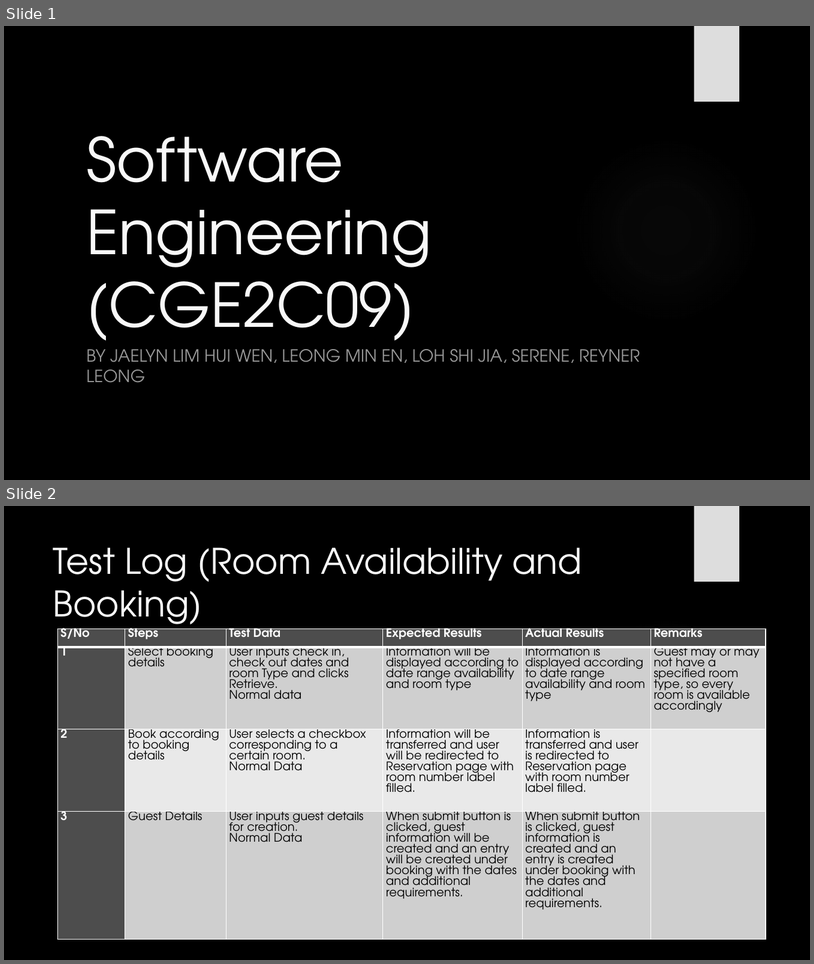
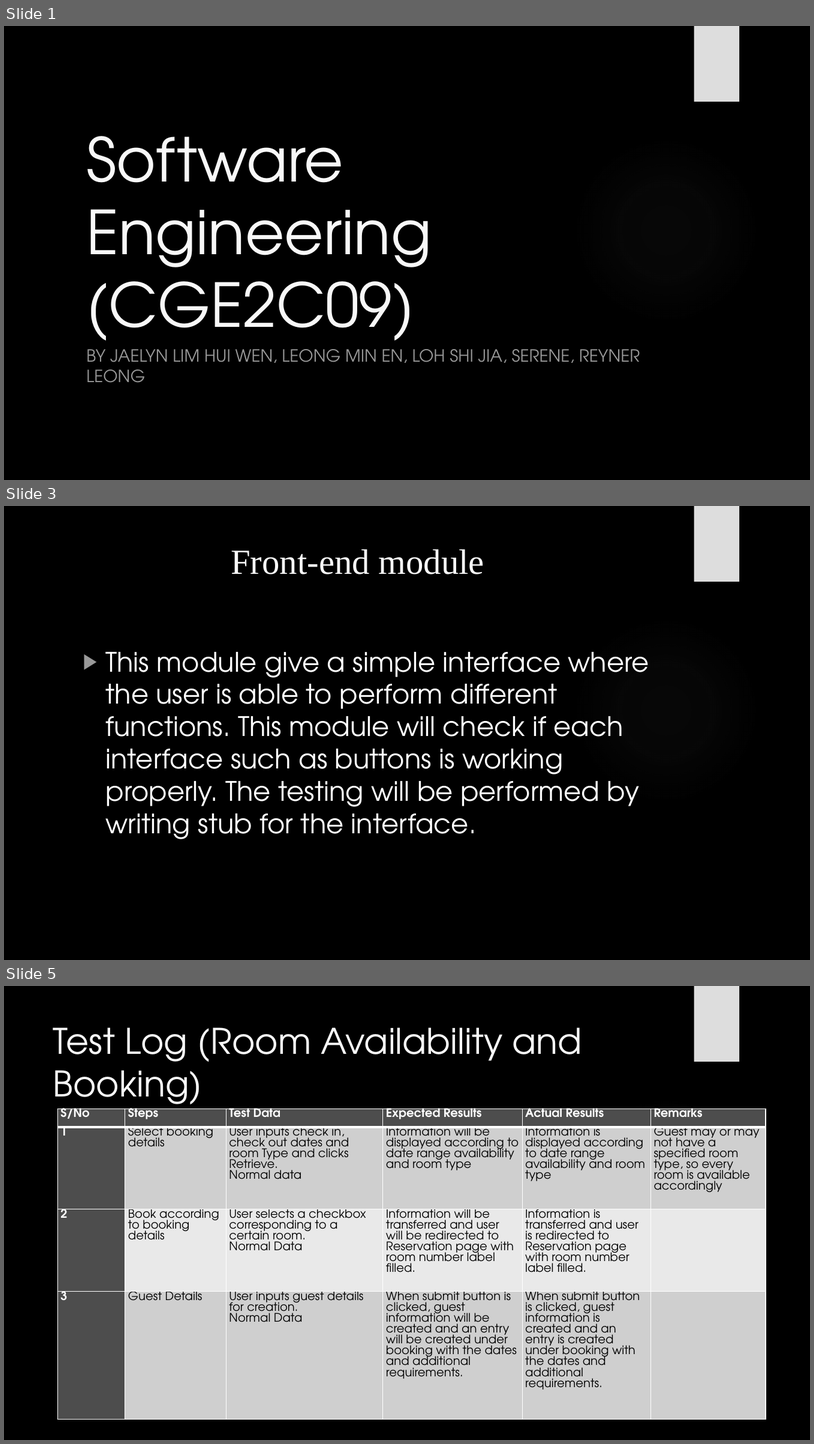
Before and after one commit to Jaelyn13/SWEN-P01, a slide deck: SWEN Assignment Report & PPT/Assignment 3/SWEN Assignment 3 PPT.pptx. Shown one above the other, each under a label of ours: slides 1 and 2 before the commit, slides 1, 3 and 5 after it; the slides between them are not shown. The pictures are 814x964 and 814x1444 pixels, drawn with LibreOffice and Linux fonts; fonts in the diff are those of the drawing; background and template pictures are left out. Boxes give left, top, right and bottom in pixels: in the first picture for what was removed or moved away, otherwise in the second. Text is boxed around its words. In the diff, an @@ line names an element or a change of style, - is before the commit and + after.

```diff
--- a/SWEN Assignment Report & PPT/Assignment 3/SWEN Assignment 3 PPT.pptx
+++ b/SWEN Assignment Report & PPT/Assignment 3/SWEN Assignment 3 PPT.pptx
@@ slide 3 added at (x1=4, y1=506, x2=810, y2=960), background picture (left out); not listed: 2 template elements that a slide beside it also shows @@
@@ title added at (x1=231, y1=549, x2=485, y2=574), 42 pt, text #F8F8F8 @@
+Front-end module
@@ text added at (x1=106, y1=652, x2=650, y2=839), 32 pt, text #FFFFFF @@
+▶ This module give a simple interface where the user is able to perform different functions. This module will check if each interface such as buttons is working properly. The testing will be performed by writing stub for the interface.
@@ what was slide 2 is now slide 5 @@
```
Also in this commit, not shown: 2 other slides added, 3 other files.
